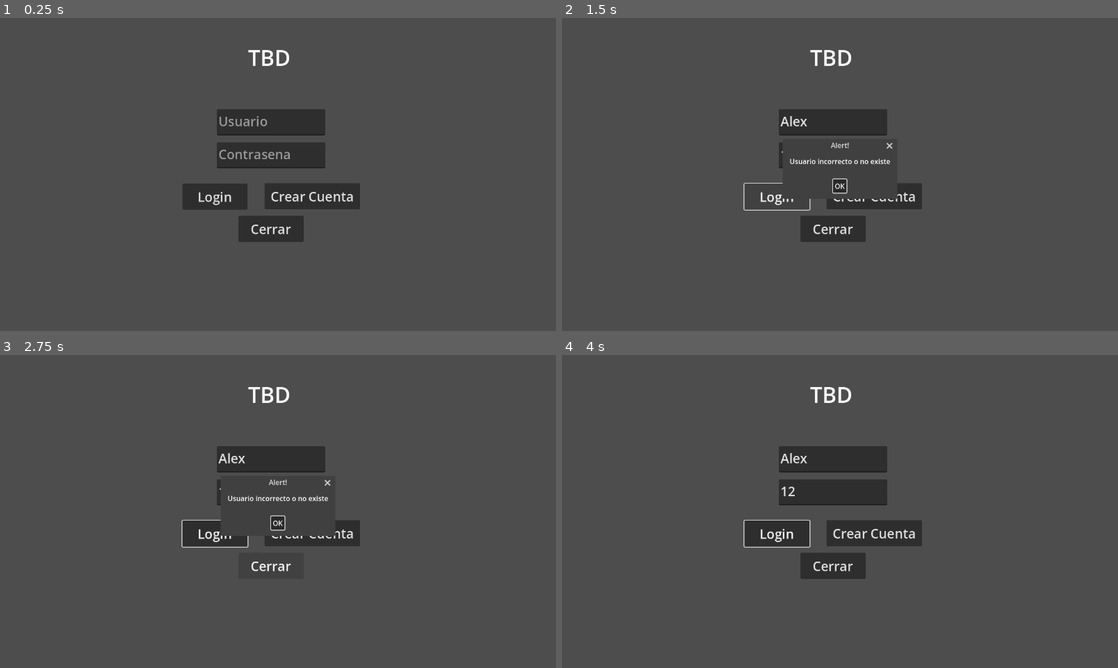
Above: before the commit, frames 1-4 (two rows, left to right).
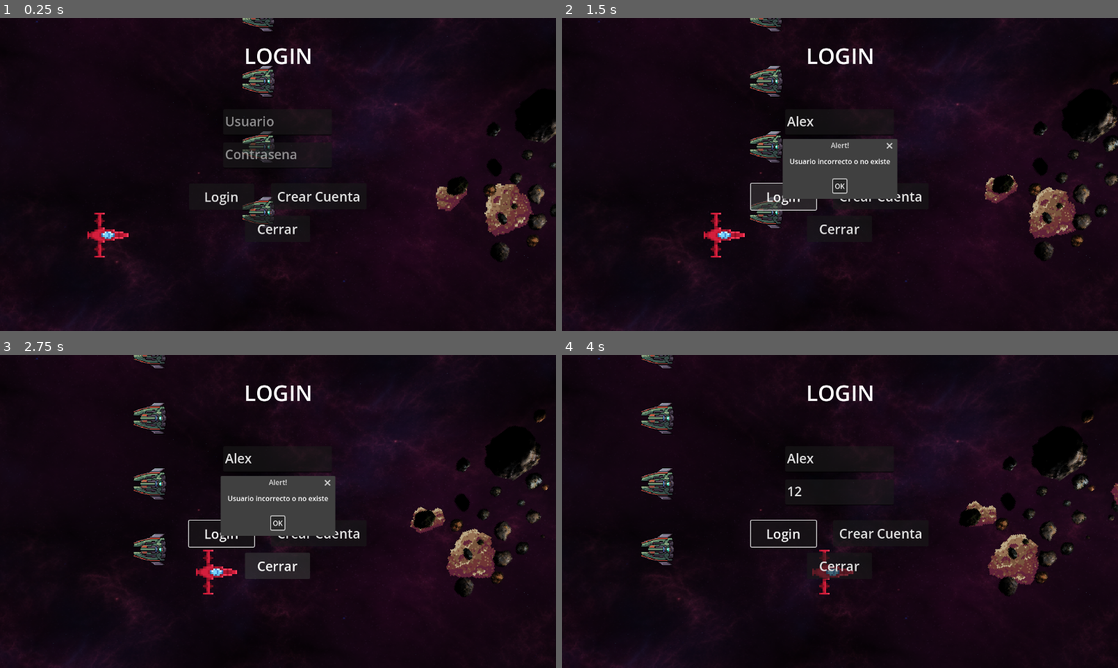
Above: after the commit, the same moments.

Repository: fer-hnndz/europa-game
Game: Godot game, scene res://scenes/menus/login_menu.tscn
Same seed, same stepped clock (60 frames per second), same inputs: the game is played once before the commit and once after it. This scene is started directly instead of the project's main scene. Sound files missing from this copy of the repository are replaced by a short silence.
Inputs (mouse positions are in pixels of both pictures, inside the frame that each line leads up to):
- Up to frame 1 (0.25 s): no input
- Up to frame 2 (1.5 s): click (834, 121) at 0.52 s; type "Alex" at 0.6 s; click (834, 155) at 0.75 s; type "12" at 0.83 s; click "Login" at 1.25 s
- Up to frame 3 (2.75 s): click "Cerrar" at 2 s
- Up to frame 4 (4 s): click "Crear Cuenta" at 2.75 s; click "OK" at 3.5 s

The runs differ from the first frame. In frame 1, 99% of the frame differs, in the area x 0-100%, y 0-100%; in frame 2, 95%; in frame 3, 95%; in frame 4, 99%.

Commit message:
Animaciones de prueba, mas musica de prueba, controles para musica

Diff:
--- a/scenes/menus/create_player_menu.tscn
+++ b/scenes/menus/create_player_menu.tscn
@@ -1,6 +1,6 @@
 [gd_scene load_steps=3 format=3 uid="uid://f55gnr1xjrgw"]
 
-[ext_resource type="Script" path="res://scenes/menus/create_player_menu.gd" id="1_x5xv5"]
+[ext_resource type="Script" path="res://scipts/create_player_menu.gd" id="1_6nlei"]
 [ext_resource type="AudioStream" uid="uid://da11n77gyim7d" path="res://Sounds/FUI Holographic Button Press-1.wav" id="2_qnmp5"]
 
 [node name="Menu" type="Control"]
@@ -10,7 +10,7 @@
 anchor_bottom = 1.0
 grow_horizontal = 2
 grow_vertical = 2
-script = ExtResource("1_x5xv5")
+script = ExtResource("1_6nlei")
 
 [node name="Username" type="TextEdit" parent="."]
 layout_mode = 0
--- a/scenes/menus/game.tscn
+++ /dev/null
@@ -1,7 +0,0 @@
-[gd_scene format=3 uid="uid://d3b5u6abrnbbh"]
-
-[node name="Game" type="Node2D"]
-
-[node name="Sprite2D" type="Sprite2D" parent="."]
-
-[node name="Camera2D" type="Camera2D" parent="."]
--- a/scenes/menus/login_menu.tscn
+++ b/scenes/menus/login_menu.tscn
@@ -1,7 +1,16 @@
-[gd_scene load_steps=4 format=3 uid="uid://dsp6cve3hn4tn"]
+[gd_scene load_steps=13 format=3 uid="uid://dsp6cve3hn4tn"]
 
 [ext_resource type="Script" path="res://scipts/login_menu.gd" id="1_grfim"]
+[ext_resource type="Texture2D" uid="uid://i7xfycfskt1o" path="res://sprites/Spaceship.png" id="2_8flnd"]
 [ext_resource type="AudioStream" uid="uid://da11n77gyim7d" path="res://Sounds/FUI Holographic Button Press-1.wav" id="2_g0slo"]
+[ext_resource type="Texture2D" uid="uid://vcilfmv8ri5w" path="res://sprites/Purple_Nebula.png" id="2_hffe1"]
+[ext_resource type="Script" path="res://scipts/Spaceship.gd" id="4_3sgda"]
+[ext_resource type="Texture2D" uid="uid://dktg82aiu7ui7" path="res://sprites/Asteroids#01.png" id="4_wnsxm"]
+[ext_resource type="Script" path="res://scipts/Asteroids.gd" id="6_fsxmi"]
+[ext_resource type="Texture2D" uid="uid://c5tcvdtn048rc" path="res://sprites/asteroid belt.png" id="7_dtme8"]
+[ext_resource type="Script" path="res://scipts/AsteroidBelt.gd" id="8_cd3y0"]
+[ext_resource type="Texture2D" uid="uid://dx3ovng4mdfi2" path="res://sprites/Battlecruisers.png" id="9_r1uyg"]
+[ext_resource type="Script" path="res://scipts/EnemyShip.gd" id="10_4ymlg"]
 
 [sub_resource type="SystemFont" id="SystemFont_qg5ip"]
 
@@ -14,60 +23,100 @@
 grow_vertical = 2
 script = ExtResource("1_grfim")
 
+[node name="LoginBg" type="Sprite2D" parent="."]
+position = Vector2(647, 413)
+scale = Vector2(1.38086, 1.16602)
+texture = ExtResource("2_hffe1")
+
+[node name="Spaceship" type="Sprite2D" parent="."]
+position = Vector2(0.702535, 112.703)
+rotation = 1.5708
+scale = Vector2(4.30855, 3.93354)
+texture = ExtResource("2_8flnd")
+script = ExtResource("4_3sgda")
+
+[node name="Asteroids" type="Sprite2D" parent="."]
+position = Vector2(1123, 441)
+scale = Vector2(3.24038, 3.22437)
+texture = ExtResource("4_wnsxm")
+script = ExtResource("6_fsxmi")
+
+[node name="AsteroidBelt" type="Sprite2D" parent="."]
+position = Vector2(1247.71, 362.352)
+rotation = 0.876155
+scale = Vector2(2.83528, 3.0622)
+texture = ExtResource("7_dtme8")
+script = ExtResource("8_cd3y0")
+
+[node name="Asteroids3" type="Sprite2D" parent="."]
+position = Vector2(1440.11, 279.68)
+rotation = 0.745256
+scale = Vector2(3.24038, 3.22437)
+texture = ExtResource("4_wnsxm")
+script = ExtResource("6_fsxmi")
+
+[node name="EnemyShip" type="Sprite2D" parent="."]
+position = Vector2(1228, 859)
+rotation = 4.71239
+scale = Vector2(1.17956, 0.881227)
+texture = ExtResource("9_r1uyg")
+script = ExtResource("10_4ymlg")
+
 [node name="Username" type="TextEdit" parent="."]
 layout_mode = 0
-offset_left = 499.0
+offset_left = 514.0
 offset_top = 210.0
-offset_right = 749.0
+offset_right = 764.0
 offset_bottom = 270.0
 theme_override_font_sizes/font_size = 30
 placeholder_text = "Usuario"
 
 [node name="Password" type="TextEdit" parent="."]
 layout_mode = 0
-offset_left = 499.0
+offset_left = 514.0
 offset_top = 286.0
-offset_right = 749.0
+offset_right = 764.0
 offset_bottom = 346.0
 theme_override_font_sizes/font_size = 30
 placeholder_text = "Contrasena"
 
 [node name="Login" type="Button" parent="."]
 layout_mode = 0
-offset_left = 420.0
+offset_left = 435.0
 offset_top = 381.0
-offset_right = 570.0
+offset_right = 585.0
 offset_bottom = 441.0
 theme_override_fonts/font = SubResource("SystemFont_qg5ip")
 theme_override_font_sizes/font_size = 30
 text = "Login"
 
 [node name="Quit" type="Button" parent="."]
-layout_mode = 0
-offset_left = 549.0
+layout_mode = 1
+anchors_preset = -1
+offset_left = 564.0
 offset_top = 455.0
-offset_right = 699.0
+offset_right = 714.0
 offset_bottom = 515.0
 theme_override_font_sizes/font_size = 30
 text = "Cerrar"
 
-[node name="Create" type="Button" parent="."]
+[node name="ChangeMenu" type="Button" parent="."]
 layout_mode = 0
-offset_left = 609.0
+offset_left = 624.0
 offset_top = 380.0
-offset_right = 829.0
+offset_right = 844.0
 offset_bottom = 440.0
 theme_override_font_sizes/font_size = 30
 text = "Crear Cuenta"
 
-[node name="Label" type="Label" parent="."]
+[node name="LblGameName" type="Label" parent="."]
 layout_mode = 0
-offset_left = 571.0
-offset_top = 56.0
-offset_right = 672.0
-offset_bottom = 133.0
+offset_left = 562.0
+offset_top = 52.0
+offset_right = 724.0
+offset_bottom = 129.0
 theme_override_font_sizes/font_size = 50
-text = "TBD"
+text = "LOGIN"
 
 [node name="btnPressedError" type="AudioStreamPlayer" parent="."]
 stream = ExtResource("2_g0slo")
@@ -75,4 +124,4 @@
 
 [connection signal="button_down" from="Login" to="." method="_on_login_button_down"]
 [connection signal="pressed" from="Quit" to="." method="_on_quit_pressed"]
-[connection signal="button_down" from="Create" to="." method="_on_create_button_down"]
+[connection signal="button_down" from="ChangeMenu" to="." method="_on_change_menu_button_down"]
--- a/scenes/menus/menu.tscn
+++ b/scenes/menus/menu.tscn
@@ -13,30 +13,39 @@
 
 [node name="Play" type="Button" parent="."]
 layout_mode = 2
-offset_left = 541.0
-offset_top = 273.5
-offset_right = 661.0
-offset_bottom = 333.5
+offset_left = 578.0
+offset_top = 249.0
+offset_right = 698.0
+offset_bottom = 309.0
 theme_override_font_sizes/font_size = 30
 text = "Jugar"
 
 [node name="Options" type="Button" parent="."]
 layout_mode = 2
-offset_left = 518.0
-offset_top = 343.0
-offset_right = 688.0
-offset_bottom = 403.0
+offset_left = 555.0
+offset_top = 318.5
+offset_right = 725.0
+offset_bottom = 378.5
 theme_override_font_sizes/font_size = 30
 text = "Opciones"
 
 [node name="Logout" type="Button" parent="."]
 layout_mode = 2
-offset_left = 532.0
-offset_top = 416.0
-offset_right = 672.0
-offset_bottom = 476.0
+offset_left = 569.0
+offset_top = 391.5
+offset_right = 709.0
+offset_bottom = 451.5
 theme_override_font_sizes/font_size = 30
 text = "Logout"
+
+[node name="Label" type="Label" parent="."]
+layout_mode = 0
+offset_left = 435.0
+offset_top = 64.0
+offset_right = 853.0
+offset_bottom = 159.0
+theme_override_font_sizes/font_size = 50
+text = "MENU PRINCIPAL"
 
 [connection signal="pressed" from="Play" to="." method="_on_play_pressed"]
 [connection signal="pressed" from="Options" to="." method="_on_options_pressed"]
--- /dev/null
+++ b/scenes/menus/menu_music.gd
@@ -0,0 +1,30 @@
+extends AudioStreamPlayer
+
+var num
+# Called when the node enters the scene tree for the first time.
+func _ready():
+	randomize()
+	num = randi_range(0,2)
+	if (num == 0):
+		$AudioStreamPlayer2.play()
+		self.stop()
+	elif (num == 1):
+		$AudioStreamPlayer3.play()
+		self.stop()
+
+
+# Called every frame. 'delta' is the elapsed time since the previous frame.
+func _process(_delta):
+	pass
+
+
+func _on_finished():
+	$AudioStreamPlayer2.play()
+
+
+func _on_audio_stream_player_2_finished():
+	$AudioStreamPlayer3.play()
+
+
+func _on_audio_stream_player_3_finished():
+	self.play()
--- a/scenes/menus/menu_music.tscn
+++ b/scenes/menus/menu_music.tscn
@@ -1,7 +1,21 @@
-[gd_scene load_steps=2 format=3 uid="uid://bvgepypjuxe8n"]
+[gd_scene load_steps=5 format=3 uid="uid://bvgepypjuxe8n"]
 
 [ext_resource type="AudioStream" uid="uid://cawwlb0iicubj" path="res://Sounds/Crash Landing.mp3" id="1_lhc8t"]
+[ext_resource type="Script" path="res://scenes/menus/menu_music.gd" id="2_2qriv"]
+[ext_resource type="AudioStream" uid="uid://dotbdsqe4126s" path="res://Sounds/Race to Mars.mp3" id="2_vm2ej"]
+[ext_resource type="AudioStream" uid="uid://5ocrgujbarwg" path="res://Sounds/DOS-88 - City Stomper.mp3" id="4_vxsg3"]
 
 [node name="AudioStreamPlayer" type="AudioStreamPlayer"]
 stream = ExtResource("1_lhc8t")
 autoplay = true
+script = ExtResource("2_2qriv")
+
+[node name="AudioStreamPlayer2" type="AudioStreamPlayer" parent="."]
+stream = ExtResource("2_vm2ej")
+
+[node name="AudioStreamPlayer3" type="AudioStreamPlayer" parent="."]
+stream = ExtResource("4_vxsg3")
+
+[connection signal="finished" from="." to="." method="_on_finished"]
+[connection signal="finished" from="AudioStreamPlayer2" to="." method="_on_audio_stream_player_2_finished"]
+[connection signal="finished" from="AudioStreamPlayer3" to="." method="_on_audio_stream_player_3_finished"]
--- a/scenes/menus/options_menu.tscn
+++ b/scenes/menus/options_menu.tscn
@@ -1,6 +1,7 @@
-[gd_scene load_steps=2 format=3 uid="uid://j0u3elvrfp73"]
+[gd_scene load_steps=3 format=3 uid="uid://j0u3elvrfp73"]
 
 [ext_resource type="Script" path="res://scipts/options_menu.gd" id="1_pq1gk"]
+[ext_resource type="PackedScene" uid="uid://bqwswb7bbpn7" path="res://scenes/menus/volume_slider.tscn" id="2_qmlnf"]
 
 [node name="Menu" type="Control"]
 layout_mode = 3
@@ -11,23 +12,50 @@
 grow_vertical = 2
 script = ExtResource("1_pq1gk")
 
-[node name="Option1" type="Button" parent="."]
+[node name="MuteResumebtn" type="Button" parent="."]
 layout_mode = 2
-offset_left = 512.0
+offset_left = 506.0
 offset_top = 291.0
-offset_right = 722.0
+offset_right = 796.0
 offset_bottom = 351.0
 theme_override_font_sizes/font_size = 30
-text = "Mute"
+text = "Sonido: encendido"
 
 [node name="Back" type="Button" parent="."]
 layout_mode = 2
-offset_left = 537.0
+offset_left = 571.0
 offset_top = 367.0
-offset_right = 697.0
+offset_right = 731.0
 offset_bottom = 427.0
 theme_override_font_sizes/font_size = 30
 text = "Regresar"
 
-[connection signal="button_down" from="Option1" to="." method="_on_option_1_button_down"]
+[node name="MasterVolume" parent="." instance=ExtResource("2_qmlnf")]
+layout_mode = 0
+offset_left = 564.0
+offset_top = 220.0
+offset_right = 721.0
+offset_bottom = 236.0
+scale = Vector2(2, 2)
+bus_name = "Master"
+
+[node name="LblTitulo" type="Label" parent="."]
+layout_mode = 0
+offset_left = 515.0
+offset_top = 50.0
+offset_right = 765.0
+offset_bottom = 122.0
+theme_override_font_sizes/font_size = 50
+text = "OPCIONES"
+
+[node name="LblVolumen" type="Label" parent="."]
+layout_mode = 0
+offset_left = 416.0
+offset_top = 212.0
+offset_right = 551.0
+offset_bottom = 260.0
+theme_override_font_sizes/font_size = 30
+text = "Volumen"
+
+[connection signal="button_down" from="MuteResumebtn" to="." method="_on_mute_resume_button_down"]
 [connection signal="pressed" from="Back" to="." method="_on_back_pressed"]
--- /dev/null
+++ b/scenes/menus/volume_slider.tscn
@@ -0,0 +1,10 @@
+[gd_scene load_steps=2 format=3 uid="uid://bqwswb7bbpn7"]
+
+[ext_resource type="Script" path="res://scipts/VolumeSlider.gd" id="1_etxhq"]
+
+[node name="VolumeSlider" type="HSlider"]
+offset_right = 8.0
+offset_bottom = 16.0
+max_value = 1.0
+step = 0.001
+script = ExtResource("1_etxhq")
--- /dev/null
+++ b/scipts/AsteroidBelt.gd
@@ -0,0 +1,17 @@
+extends Sprite2D
+
+
+# Called when the node enters the scene tree for the first time.
+func _ready():
+	pass # Replace with function body.
+
+
+# Called every frame. 'delta' is the elapsed time since the previous frame.
+func _process(delta):
+	position.x -= 30 * delta
+
+	if (position.x < -100):
+		position.x = 1400
+		position.y += 50
+
+	rotation_degrees += 1 * delta
--- /dev/null
+++ b/scipts/Asteroids.gd
@@ -0,0 +1,17 @@
+extends Sprite2D
+
+
+# Called when the node enters the scene tree for the first time.
+func _ready():
+	pass # Replace with function body.
+
+
+# Called every frame. 'delta' is the elapsed time since the previous frame.
+func _process(delta):
+	position.x -= 30 * delta
+
+	if (position.x < -100):
+		position.x = 1400
+		position.y += 50
+
+	rotation_degrees += 10 * delta
--- /dev/null
+++ b/scipts/EnemyShip.gd
@@ -0,0 +1,16 @@
+extends Sprite2D
+
+
+# Called when the node enters the scene tree for the first time.
+func _ready():
+	randomize()
+	position = Vector2(randf_range(0, 1400), randf_range(0, 650))
+
+
+# Called every frame. 'delta' is the elapsed time since the previous frame.
+func _process(delta):
+	position.x -= 100 * delta
+
+	if (position.x < -200):
+		position.x = 1400
+		position.y = randf_range(80, 650)
--- a/scipts/Menu.gd
+++ b/scipts/Menu.gd
@@ -3,7 +3,7 @@
 
 
 func _on_play_pressed():
-	get_tree().change_scene_to_file("res://scenes/menus/game.tscn")
+	pass
 
 
 func _on_options_pressed():
--- /dev/null
+++ b/scipts/Spaceship.gd
@@ -0,0 +1,16 @@
+extends Sprite2D
+
+
+# Called when the node enters the scene tree for the first time.
+func _ready():
+	randomize()
+	position = Vector2(randf_range(0, 1400), randf_range(80, 650))
+
+
+# Called every frame. 'delta' is the elapsed time since the previous frame.
+func _process(delta):
+	position.x += 100 * delta
+
+	if (position.x > 1800):
+		position.x = 0
+		position.y = randf_range(80, 650)
--- /dev/null
+++ b/scipts/VolumeSlider.gd
@@ -0,0 +1,14 @@
+extends HSlider
+
+@export
+var bus_name: String
+var bus_index: int
+
+func _ready():
+	bus_index = AudioServer.get_bus_index(bus_name)
+	value_changed.connect(_on_value_changed)
+
+	value = db_to_linear(AudioServer.get_bus_volume_db(bus_index))
+
+func _on_value_changed(value: float) -> void:
+	AudioServer.set_bus_volume_db(bus_index, linear_to_db(value))
--- a/scipts/login_menu.gd
+++ b/scipts/login_menu.gd
@@ -4,23 +4,44 @@
 
 const LOGIN_INFO = "user://login_info.txt"
 
+var isLogin = true
+
 func _ready():
 	load_login_info()
 
 func _on_login_button_down():
-	if $Username.text == "" or $Password.text == "":
-		$btnPressedError.play()
-		show_message("El nombre de usuario y la contraseña no pueden estar vacíos.")
-	else:
-		if $Username.text in accounts:
-			if accounts[$Username.text] == $Password.text.sha256_text():
-				get_tree().change_scene_to_file("res://scenes/menus/menu.tscn")
+	if isLogin:
+		if $Username.text == "" or $Password.text == "":
+			$btnPressedError.play()
+			show_message("El nombre de usuario y la contraseña no pueden estar vacíos.")
+		else:
+			if $Username.text in accounts:
+				if accounts[$Username.text] == $Password.text.sha256_text():
+					get_tree().change_scene_to_file("res://scenes/menus/menu.tscn")
+				else:
+					$btnPressedError.play()
+					show_message("Contrasena incorrecta")
 			else:
 				$btnPressedError.play()
-				show_message("Contrasena incorrecta")
+				show_message("Usuario incorrecto o no existe")
+	else:
+		if $Username.text == "" or $Password.text == "":
+			$btnPressedError.play()
+			show_message("El nombre de usuario y la contraseña no pueden estar vacíos.")
+		elif $Username.text in accounts:
+			$btnPressedError.play()
+			show_message("El nombre de usuario ya existe.")
 		else:
+			accounts[$Username.text] = $Password.text.sha256_text()
+			set_login_info()
+			$Username.text = ""
+			$Password.text = ""
 			$btnPressedError.play()
-			show_message("Usuario incorrecto o no existe")
+			show_message("Cuenta creada exitosamente, vuelve a login e ingresa tus credenciales para iniciar sesion")
+
+func set_login_info():
+	var file = FileAccess.open(LOGIN_INFO, FileAccess.WRITE)
+	file.store_var(accounts)
 
 func load_login_info() -> void:
 	if FileAccess.file_exists(LOGIN_INFO):
@@ -36,5 +57,25 @@
 func _on_quit_pressed():
 	get_tree().quit()
 
-func _on_create_button_down():
-	get_tree().change_scene_to_file("res://scenes/menus/create_player_menu.tscn")
+func _on_change_menu_button_down():
+	if isLogin:
+		$LblGameName.text = "CREAR USUARIO"
+		$LblGameName.position.x = 430
+		isLogin = false
+		$Login.text = "Crear Usuario"
+		$ChangeMenu.text = "Volver a Login"
+		$Login.position.x = 400
+		$Username.text = ""
+		$Password.text = ""
+	else:
+		$LblGameName.text = "LOGIN"
+		$LblGameName.position.x = 562
+		isLogin = true
+		$Login.text = "Login"
+		$ChangeMenu.text = "Crear Cuenta"
+		$Login.position.x = 435
+		$Login.size = Vector2(150,60)
+		$Username.text = ""
+		$Password.text = ""
+
+	#get_tree().change_scene_to_file("res://scenes/menus/create_player_menu.tscn")
--- a/scipts/options_menu.gd
+++ b/scipts/options_menu.gd
@@ -1,20 +1,45 @@
 extends Control
 
 @onready var music:AudioStreamPlayer = $"/root/MenuMusic"
+@onready var musicChild = music.get_child(0)
+@onready var musicChild2 = music.get_child(1)
+
+#BUSCAR COMO MANDAR ESTA INFO A OTRAS ESCENAS
+var music_pos = 0.0
+var musicChild_pos = 0.0
+var musicChild2_pos = 0.0
 
 func _ready():
 	if music.playing:
-		$Option1.text = "Mute"
+		$MuteResumebtn.text = "Sonido: encendido"
+	elif musicChild.playing:
+		"Mute Music"
+	elif musicChild2.playing:
+		"Mute Music"
 	else:
-		$Option1.text = "Play music"
+		$MuteResumebtn.text = "Sonido: apagado"
 
 func _on_back_pressed():
 	get_tree().change_scene_to_file("res://scenes/menus/menu.tscn")
 
-func _on_option_1_button_down():
+func _on_mute_resume_button_down():
 	if music.playing:
-		$Option1.text = "Play music"
+		music_pos = music.get_playback_position()
+		$MuteResumebtn.text = "Sonido: apagado"
 		music.stop()
+	elif musicChild.playing:
+		musicChild_pos = musicChild.get_playback_position()
+		$MuteResumebtn.text = "Sonido: apagado"
+		musicChild.stop()
+	elif musicChild2.playing:
+		musicChild2_pos = musicChild2.get_playback_position()
+		$MuteResumebtn.text = "Sonido: apagado"
+		musicChild2.stop()
 	else:
-		$Option1.text = "Mute"
-		music.play()
+		$MuteResumebtn.text = "Sonido: encendido"
+		if music_pos > 0.0:
+			music.play(music_pos)
+		elif musicChild_pos > 0.0:
+			musicChild.play(musicChild_pos)
+		elif musicChild2_pos > 0.0:
+			musicChild2.play(musicChild2_pos)
Not shown, changed: Sounds/Crash Landing.mp3.import
Not shown, added: Sounds/DOS-88 - City Stomper.mp3.import
Not shown, added: Sounds/Race to Mars.mp3.import
Renamed: scenes/menus/create_player_menu.gd -> scipts/create_player_menu.gd
Binary file added: sprites/Asteroids#01.png
Not shown, added: sprites/Asteroids#01.png.import
Binary file added: sprites/Battlecruisers.png
Not shown, added: sprites/Battlecruisers.png.import
Binary file added: sprites/Purple_Nebula.png
Not shown, added: sprites/Purple_Nebula.png.import
Binary file added: sprites/Spaceship.png
Not shown, added: sprites/Spaceship.png.import
(and 4 more such lines)
